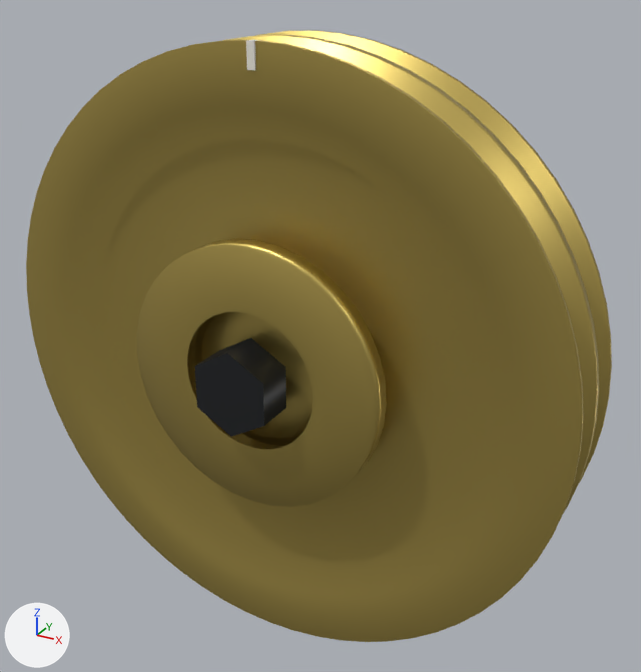
The glTF model porsche-911sc-engine/parts/crank-pulley.glb: old version first, new version second.
One viewpoint serves both versions: a 50 mm lens placed at (107.9, -483.8, 96.3), pointed at (8.6, -303.3, 6.0). The axes (+X, +Y, +Z) are drawn at lower left. The lights are the same throughout. The older version comes first. Where no turn or scale is listed for an object, it has been applied to the vertices.

Names of what the first picture shows: 'crank-pulley:darkSteel', 'crank-pulley:yellowZinc' and 1 more.
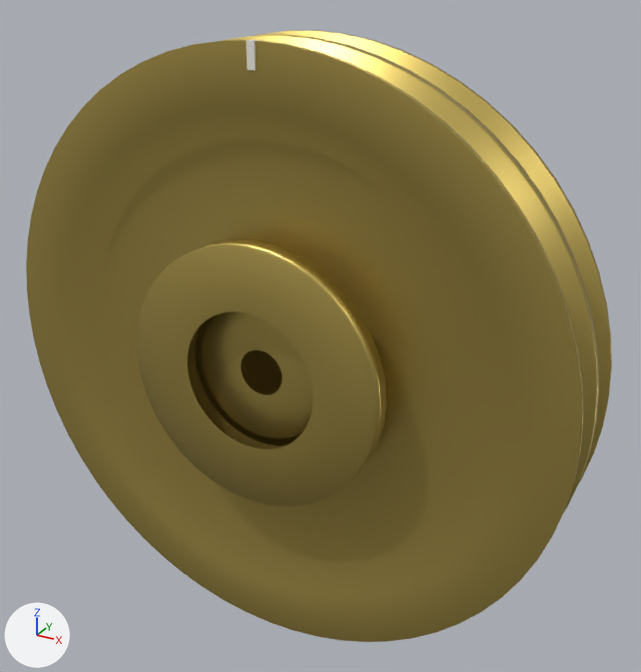
Where the change shows, as pixel boxes [x1, y1, x2, y2] in the pictures (641 x 672 px):
'crank-pulley:darkSteel', deleted
    before: [195, 338, 286, 436]

Patch to the scene script:
```diff
--- a/porsche-911sc-engine/parts/crank-pulley.glb.py
+++ b/porsche-911sc-engine/parts/crank-pulley.glb.py
@@ ob_crank_pulley_darksteel @@
-ob_crank_pulley_darksteel = bpy.data.objects.new('crank-pulley:darkSteel', me_mesh_1)
-ob_crank_pulley_darksteel.location = (0.0, -327.0, 0.0)
```
